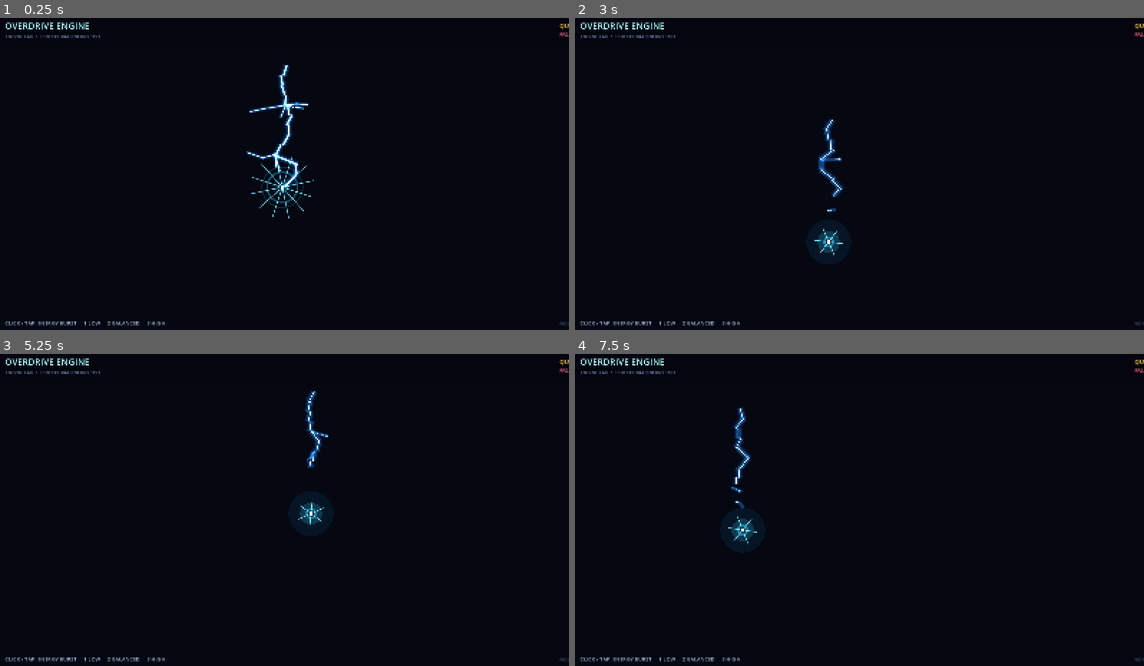
Above: before the commit, frames 1-4 (two rows, left to right).
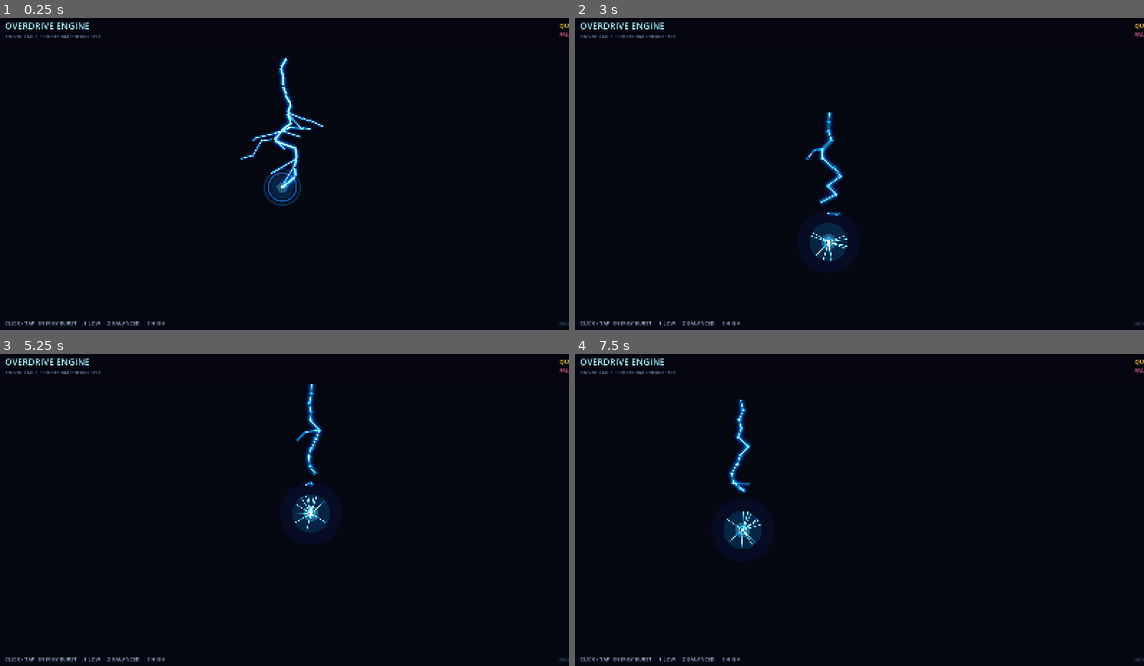
Above: after the commit, the same moments.

Repository: rifatsidik/elemental-overdrive
Game: Godot game, scene res://scenes/engine_lab.tscn
Same seed, same stepped clock (60 frames per second), same inputs: the game is played once before the commit and once after it.
Inputs (mouse positions are in pixels of both pictures, inside the frame that each line leads up to):
- Up to frame 1 (0.25 s): no input
- Up to frame 2 (3 s): tap Enter at 0.5, 2.75 s; move the mouse to (984, 161) at 0.52 s; hold D 0.53-1.28 s; tap 1 at 0.6, 2.85 s; click (984, 161) at 0.67 s; move the mouse to (740, 192) at 1.27 s; hold S 1.28-2.03 s; tap 2 at 1.35 s; tap Space at 2 s; move the mouse to (916, 105) at 2.02 s; hold D 2.03-2.78 s; tap 3 at 2.1 s; move the mouse to (831, 242) at 2.77 s; hold W from 2.78 s (still down); click (831, 242) at 2.92 s
- Up to frame 3 (5.25 s): move the mouse to (455, 563) at 3.52 s; release W at 3.53 s; hold A 3.53-5.03 s; tap 2 at 3.6 s; tap Space at 4.25 s; move the mouse to (108, 466) at 4.27 s; tap 3 at 4.35 s; tap Enter at 5 s; move the mouse to (312, 513) at 5.02 s; hold S from 5.03 s (still down); tap 1 at 5.1 s; click (312, 513) at 5.17 s
- Up to frame 4 (7.5 s): move the mouse to (774, 432) at 5.77 s; release S at 5.78 s; hold D 5.78-6.53 s; tap 2 at 5.85 s; tap Space at 6.5 s; move the mouse to (984, 497) at 6.52 s; hold W 6.53-7.28 s; tap 3 at 6.6 s; move the mouse to (740, 528) at 7.27 s; hold D from 7.28 s (still down); tap 1 at 7.35 s; click (740, 528) at 7.42 s

The runs differ from the first frame. In frame 1, 2.0% of the frame differs, in the area x 42-57%, y 12-65%; in frame 2, 1.3%; in frame 3, 1.1%; in frame 4, 1.2%.

Commit message:
Upgrade procedural lightning visuals and animation

Diff:
--- a/scripts/visuals/energy_burst.gd
+++ b/scripts/visuals/energy_burst.gd
@@ -1,27 +1,35 @@
 extends Node2D
 class_name EnergyBurst
 
-## Fast, layered procedural lightning strike with a bright core and expanding impact rings.
+## Layered procedural lightning strike. Geometry stays bounded and is regenerated
+## only when configured; frame animation changes reveal, flicker, sparks and impact rings.
 
 var strength: float = 1.0
 var seed_value: int = 1
 var age: float = 0.0
-var lifetime: float = 0.82
+var lifetime: float = 0.92
 var branch_budget: int = 4
 var layer_budget: int = 2
 var burst_color: Color = Color(0.18, 0.92, 1.0, 1.0)
+
 var _paths: Array[PackedVector2Array] = []
+var _branch_starts: Array[float] = []
+var _spark_directions: Array[Vector2] = []
 var _rng := RandomNumberGenerator.new()
+var _screen_flash: float = 0.0
 
-const STRIKE_TIME: float = 0.105
-const HOLD_TIME: float = 0.19
+const STRIKE_TIME: float = 0.095
+const HOLD_TIME: float = 0.16
+const ARC_SEGMENTS: int = 14
+const MAX_BRANCHES: int = 8
 
 func configure(new_strength: float, new_seed: int, branches: int, layers: int) -> void:
     strength = clampf(new_strength, 0.1, 2.0)
     seed_value = new_seed
-    branch_budget = clampi(branches, 1, 8)
-    layer_budget = clampi(layers, 1, 3)
+    branch_budget = clampi(branches, 1, MAX_BRANCHES)
+    layer_budget = clampi(layers, 1, 4)
     _rng.seed = seed_value
+    age = 0.0
     _build_paths()
     queue_redraw()
 
@@ -40,86 +48,120 @@
 
 func _build_paths() -> void:
     _paths.clear()
-    var main_points := PackedVector2Array()
-    var segment_count: int = 12
-    main_points.append(Vector2(_rng.randf_range(-24.0, 24.0), -340.0 * strength))
-    for i in range(1, segment_count):
-        var ratio: float = float(i) / float(segment_count)
-        var next_y: float = lerpf(-340.0, -8.0, ratio) * strength
-        var x_spread: float = lerpf(12.0, 48.0, ratio) * strength
-        main_points.append(Vector2(_rng.randf_range(-x_spread, x_spread), next_y))
-    main_points.append(Vector2(_rng.randf_range(-9.0, 9.0) * strength, 0.0))
-    _paths.append(main_points)
+    _branch_starts.clear()
+    _spark_directions.clear()
 
-    for branch_index in range(branch_budget):
-        var start_index: int = _rng.randi_range(2, segment_count - 2)
-        var start_point: Vector2 = main_points[start_index]
-        var direction: float = -1.0 if branch_index % 2 == 0 else 1.0
-        var branch_points := PackedVector2Array()
-        branch_points.append(start_point)
-        var branch_length: float = _rng.randf_range(38.0, 110.0) * strength
-        var end_point: Vector2 = start_point + Vector2(direction * branch_length, _rng.randf_range(-24.0, 48.0) * strength)
-        branch_points.append(start_point.lerp(end_point, 0.48) + Vector2(0.0, _rng.randf_range(-16.0, 16.0)))
-        branch_points.append(end_point)
-        _paths.append(branch_points)
+    var main := PackedVector2Array()
+    main.append(Vector2(_rng.randf_range(-10.0, 10.0), -360.0 * strength))
+    for i in range(1, ARC_SEGMENTS):
+        var t := float(i) / float(ARC_SEGMENTS)
+        var envelope := sin(t * PI * 0.82)
+        var spread := lerpf(18.0, 58.0, t) * strength
+        main.append(Vector2(_rng.randf_range(-spread, spread) * envelope, lerpf(-360.0, -5.0, t) * strength))
+    main.append(Vector2(_rng.randf_range(-12.0, 12.0) * strength, 0.0))
+    _paths.append(main)
+    _branch_starts.append(0.0)
+
+    for i in range(branch_budget):
+        var source_index := _rng.randi_range(2, main.size() - 3)
+        var source := main[source_index]
+        var side := -1.0 if i % 2 == 0 else 1.0
+        var branch := PackedVector2Array()
+        branch.append(source)
+        var length := _rng.randf_range(42.0, 132.0) * strength
+        var end := source + Vector2(side * length, _rng.randf_range(-34.0, 58.0) * strength)
+        branch.append(source.lerp(end, 0.32) + Vector2(_rng.randf_range(-12.0, 12.0), _rng.randf_range(-18.0, 18.0)))
+        branch.append(source.lerp(end, 0.70) + Vector2(_rng.randf_range(-14.0, 14.0), _rng.randf_range(-10.0, 10.0)))
+        branch.append(end)
+        _paths.append(branch)
+        _branch_starts.append(float(source_index) / float(main.size() - 1))
 
     if layer_budget >= 2:
-        var fork_count: int = mini(3, branch_budget)
-        for fork_index in range(fork_count):
-            var source_index: int = _rng.randi_range(2, main_points.size() - 3)
-            var source: Vector2 = main_points[source_index]
-            var fork := PackedVector2Array()
-            fork.append(source)
-            fork.append(source + Vector2(_rng.randf_range(-28.0, 28.0) * strength, _rng.randf_range(18.0, 46.0) * strength))
+        var fork_count := mini(3 + layer_budget, branch_budget + 2)
+        for i in range(fork_count):
+            var source_index := _rng.randi_range(2, main.size() - 3)
+            var source := main[source_index]
+            var fork := PackedVector2Array([source])
+            var side := -1.0 if _rng.randf() < 0.5 else 1.0
+            fork.append(source + Vector2(side * _rng.randf_range(24.0, 70.0) * strength, _rng.randf_range(16.0, 58.0) * strength))
             _paths.append(fork)
+            _branch_starts.append(float(source_index) / float(main.size() - 1))
+
+    var spark_count := 8 + layer_budget * 5
+    for i in range(spark_count):
+        _spark_directions.append(Vector2.from_angle(_rng.randf_range(0.0, TAU)))
 
 func _draw() -> void:
-    var progress: float = clampf(age / lifetime, 0.0, 1.0)
-    var strike_progress: float = clampf(age / STRIKE_TIME, 0.0, 1.0)
-    var decay_progress: float = clampf((age - HOLD_TIME) / maxf(0.001, lifetime - HOLD_TIME), 0.0, 1.0)
-    var fade: float = 1.0 - smoothstep(0.0, 1.0, decay_progress)
-    var impact_pulse: float = 1.0 - clampf(age / 0.24, 0.0, 1.0)
-    var radius: float = lerpf(10.0, 155.0, smoothstep(0.0, 1.0, progress)) * strength
+    var progress := clampf(age / lifetime, 0.0, 1.0)
+    var strike := clampf(age / STRIKE_TIME, 0.0, 1.0)
+    var decay := clampf((age - HOLD_TIME) / maxf(0.001, lifetime - HOLD_TIME), 0.0, 1.0)
+    var fade := 1.0 - smoothstep(0.0, 1.0, decay)
+    var impact := 1.0 - clampf(age / 0.30, 0.0, 1.0)
+    var pulse := 0.72 + 0.28 * absf(sin(age * 76.0 + float(seed_value % 31)))
+    var radius := lerpf(8.0, 178.0, smoothstep(0.0, 1.0, progress)) * strength
 
-    # Procedural impact glow remains visible without HDR post-processing.
-    draw_circle(Vector2.ZERO, (28.0 + 48.0 * impact_pulse) * strength, Color(0.05, 0.7, 1.0, 0.08 * fade))
-    draw_circle(Vector2.ZERO, (15.0 + 22.0 * impact_pulse) * strength, Color(0.28, 0.88, 1.0, 0.16 * fade))
-    draw_circle(Vector2.ZERO, 5.5 * strength, Color(0.88, 1.0, 1.0, fade))
+    # Hot impact core and layered radial bloom, designed to remain readable without HDR.
+    draw_circle(Vector2.ZERO, (46.0 + 54.0 * impact) * strength, Color(0.04, 0.28, 1.0, 0.075 * fade))
+    draw_circle(Vector2.ZERO, (27.0 + 34.0 * impact) * strength, Color(0.02, 0.76, 1.0, 0.13 * fade))
+    draw_circle(Vector2.ZERO, (13.0 + 11.0 * impact) * strength, Color(0.52, 0.98, 1.0, 0.23 * fade))
+    draw_circle(Vector2.ZERO, 5.0 * strength, Color(1.0, 1.0, 1.0, fade * pulse))
 
     for ring_index in range(layer_budget):
-        var ring_radius: float = radius * (1.0 + float(ring_index) * 0.34)
-        var ring_alpha: float = fade * (0.36 / float(ring_index + 1))
-        draw_arc(Vector2.ZERO, ring_radius, 0.0, TAU, 72, Color(0.16, 0.78, 1.0, ring_alpha), maxf(1.0, 5.0 - float(ring_index) * 1.3), true)
+        var ring_radius := radius * (1.0 + float(ring_index) * 0.28)
+        var ring_alpha := fade * (0.52 / float(ring_index + 1))
+        var ring_color := Color(0.12, 0.58, 1.0, ring_alpha) if ring_index % 2 == 0 else Color(0.1, 1.0, 0.92, ring_alpha * 0.72)
+        draw_arc(Vector2.ZERO, ring_radius, age * 0.8, TAU + age * 0.8, 64, ring_color, maxf(1.0, 4.5 - float(ring_index)), true)
+
+    # Brief radial shock filaments.
+    if age < 0.22:
+        for i in range(mini(_spark_directions.size(), 8 + layer_budget * 4)):
+            var dir := _spark_directions[i]
+            var travel := (16.0 + 118.0 * clampf(age / 0.22, 0.0, 1.0)) * strength
+            var start := dir * (7.0 * strength)
+            var finish := dir * travel
+            draw_line(start, finish, Color(0.18, 0.8, 1.0, fade * 0.68), 2.0, true)
+            draw_line(start, finish, Color(0.82, 1.0, 1.0, fade * 0.8), 1.0, true)
 
     for path_index in range(_paths.size()):
-        var points: PackedVector2Array = _paths[path_index]
-        var is_branch: bool = path_index > 0
-        var reveal: float = strike_progress
-        if is_branch:
-            reveal = clampf((age - 0.025) / maxf(0.001, STRIKE_TIME - 0.025), 0.0, 1.0)
+        var points := _paths[path_index]
+        var is_main := path_index == 0
+        var start_at := _branch_starts[path_index]
+        var reveal := strike
+        if not is_main:
+            reveal = clampf((strike - start_at * 0.58) / maxf(0.001, 1.0 - start_at * 0.58), 0.0, 1.0)
+        if age > STRIKE_TIME:
+            reveal = 1.0
         for segment_index in range(points.size() - 1):
-            var segment_start: float = float(segment_index) / float(points.size() - 1)
+            var segment_start := float(segment_index) / float(points.size() - 1)
             if segment_start > reveal:
                 continue
-            var segment_end: float = minf(float(segment_index + 1) / float(points.size() - 1), reveal)
-            var segment_fraction: float = clampf((segment_end - segment_start) * float(points.size() - 1), 0.0, 1.0)
-            var a: Vector2 = points[segment_index]
-            var b: Vector2 = a.lerp(points[segment_index + 1], segment_fraction)
-            var wobble: float = sin(age * 95.0 + float(segment_index * 7 + path_index * 11)) * 4.5 * fade
-            var animated_a: Vector2 = a + Vector2(wobble, 0.0)
-            var animated_b: Vector2 = b + Vector2(-wobble, 0.0)
-            var branch_scale: float = 0.58 if is_branch else 1.0
+            var segment_end := minf(float(segment_index + 1) / float(points.size() - 1), reveal)
+            var fraction := clampf((segment_end - segment_start) * float(points.size() - 1), 0.0, 1.0)
+            var a := points[segment_index]
+            var b := a.lerp(points[segment_index + 1], fraction)
+            var wave := sin(age * (83.0 + float(path_index % 4) * 11.0) + float(segment_index * 9 + path_index * 13))
+            var jitter := Vector2(wave * (2.0 + layer_budget) * fade, cos(age * 51.0 + float(path_index)) * 2.2 * fade)
+            var aa := a + jitter
+            var bb := b - jitter * 0.7
+            var scale := 1.0 if is_main else 0.46
+            var flicker := 0.72 + 0.28 * absf(sin(age * 97.0 + float(path_index * 17)))
+            var hot := fade * flicker
 
-            # Wide atmospheric halo, saturated electric body, then near-white hot core.
-            draw_line(animated_a, animated_b, Color(0.08, 0.32, 1.0, 0.12 * fade), 22.0 * branch_scale * strength, true)
-            draw_line(animated_a, animated_b, Color(0.15, 0.72, 1.0, 0.26 * fade), 13.0 * branch_scale * strength, true)
+            # Broad blue aura -> cyan plasma -> white-hot filament.
+            draw_line(aa, bb, Color(0.015, 0.12, 1.0, 0.12 * hot), 28.0 * scale * strength, true)
+            draw_line(aa, bb, Color(0.0, 0.52, 1.0, 0.20 * hot), 18.0 * scale * strength, true)
+            draw_line(aa, bb, Color(0.0, 1.0, 0.96, 0.34 * hot), 10.0 * scale * strength, true)
             if layer_budget >= 2:
-                draw_line(animated_a, animated_b, Color(0.65, 0.96, 1.0, 0.76 * fade), 5.0 * branch_scale * strength, true)
-            draw_line(animated_a, animated_b, Color(0.96, 1.0, 1.0, fade * (1.0 if not is_branch else 0.7)), 2.0 * branch_scale * strength, true)
+                draw_line(aa, bb, Color(0.70, 1.0, 1.0, 0.72 * hot), 4.6 * scale * strength, true)
+            draw_line(aa, bb, Color(1.0, 1.0, 1.0, hot), 1.8 * scale * strength, true)
 
-    if age < 0.28:
-        var spark_count: int = 12 if layer_budget >= 2 else 6
-        for spark_index in range(spark_count):
-            var angle: float = TAU * float(spark_index) / float(spark_count) + float(seed_value % 17) * 0.12
-            var travel: float = (22.0 + 74.0 * clampf(age / 0.28, 0.0, 1.0)) * strength
-            draw_line(Vector2.from_angle(angle) * (9.0 * strength), Vector2.from_angle(angle) * travel, Color(0.45, 0.92, 1.0, fade * 0.8), 2.0, true)
+            # Tiny side-arcs flicker around the active conductor.
+            if layer_budget >= 3 and segment_index % 3 == 0 and age < 0.30:
+                var mid := aa.lerp(bb, 0.58)
+                var tangent := (bb - aa).orthogonal().normalized()
+                var tip := mid + tangent * _rngless_arc(path_index, segment_index) * strength
+                draw_line(mid, tip, Color(0.15, 0.88, 1.0, hot * 0.8), 1.5, true)
+
+func _rngless_arc(path_index: int, segment_index: int) -> float:
+    var value := sin(float(seed_value % 997) * 0.071 + float(path_index * 19 + segment_index * 37) * 1.713)
+    return value * 13.0
